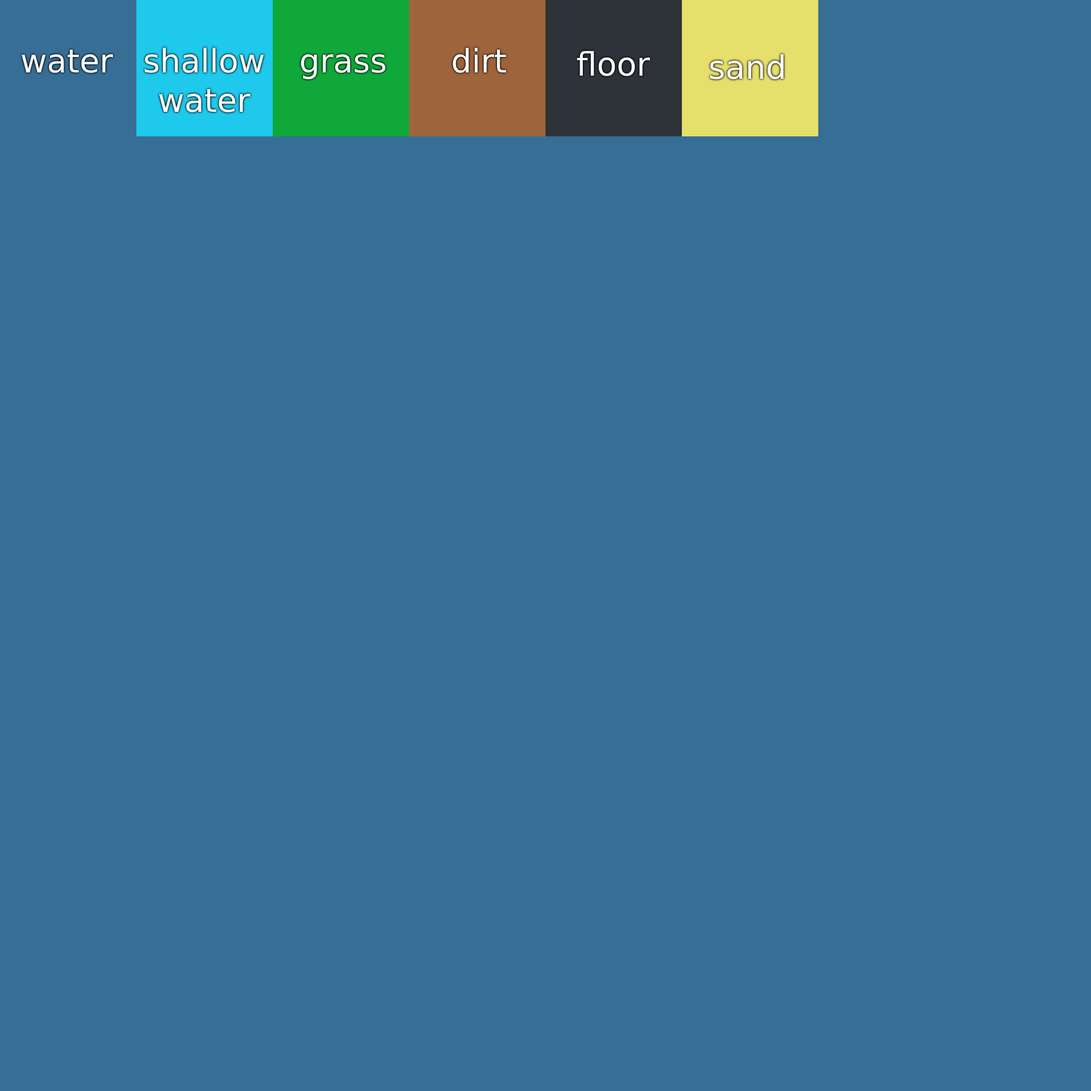
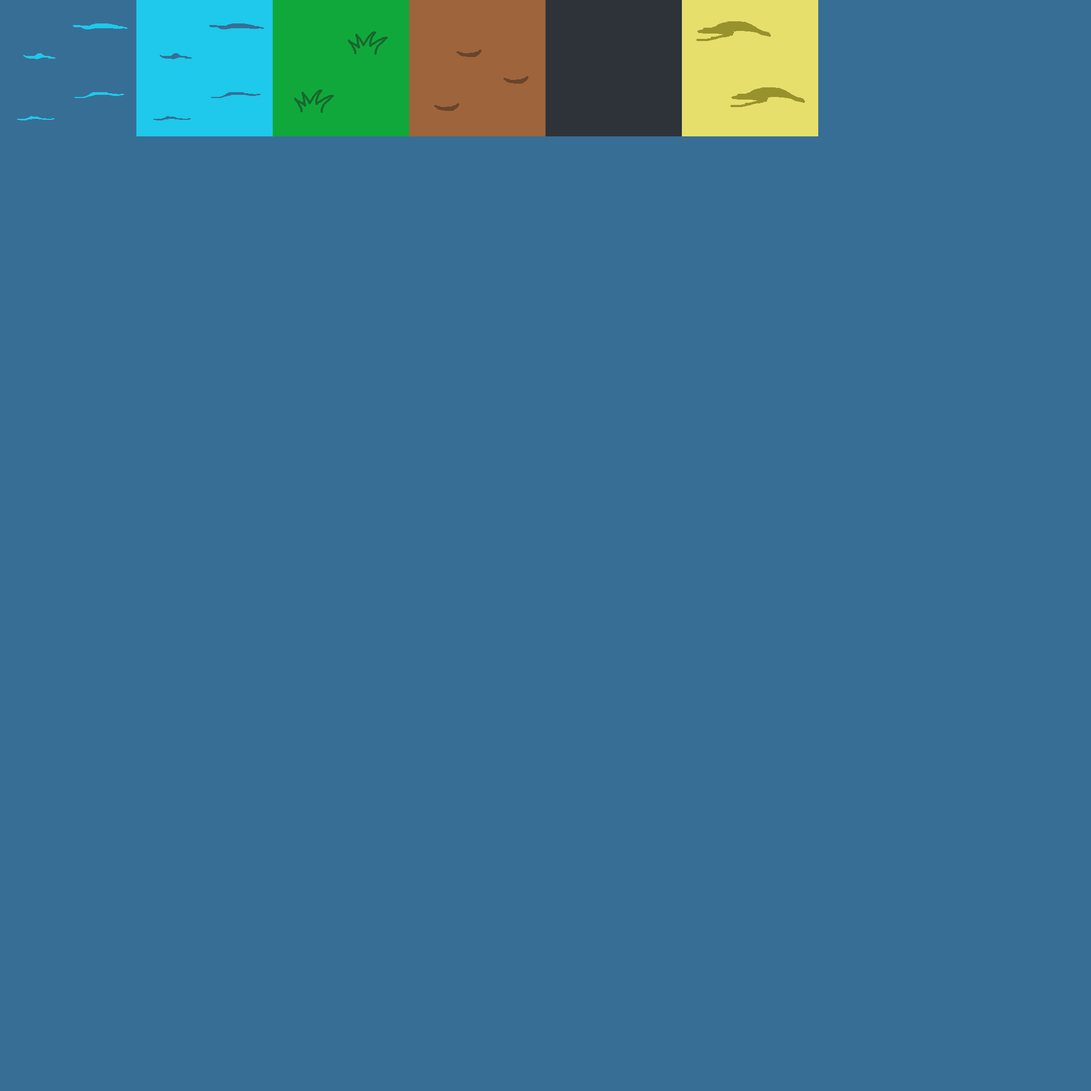
Layer changes from the first (1091, 1091) image to the second:
removed layer "water" (8th of 8, in "ROW 1" › "TEXT") from group "TEXT" over [21, 49, 113, 74]
removed layer "shallow water" (8th of 8, in "ROW 1" › "TEXT") from group "TEXT" over [144, 47, 264, 113]
removed layer "grass" (8th of 8, in "ROW 1" › "TEXT") from group "TEXT" over [301, 53, 386, 80]
removed layer "floor" (8th of 8, in "ROW 1" › "TEXT") from group "TEXT" over [577, 50, 651, 77]
removed layer "sand" (8th of 8, in "ROW 1" › "TEXT") from group "TEXT" over [710, 53, 784, 80]
removed layer "dirt" (8th of 8, in "ROW 1" › "TEXT") from group "TEXT" over [453, 47, 507, 74]
added layer "Layer 1" in group "ROW 1" over [142, 23, 266, 121]
painted on "Layer 1 copy" (8th of 8, in "ROW 1") over [17, 23, 128, 121]
added layer "Layer 2" in group "ROW 1" over [294, 31, 388, 113]
painted on "Layer 1 copy 3" (8th of 8, in "ROW 1") over [294, 31, 388, 113]
added layer "Layer 3" in group "ROW 1" over [434, 49, 529, 111]
painted on "Layer 1 copy 4" (8th of 8, in "ROW 1") over [434, 45, 529, 111]
added layer "Layer 4" in group "ROW 1" over [696, 21, 806, 108]
painted on "Layer 1 copy 6" (8th of 8, in "ROW 1") over [696, 21, 806, 108]
